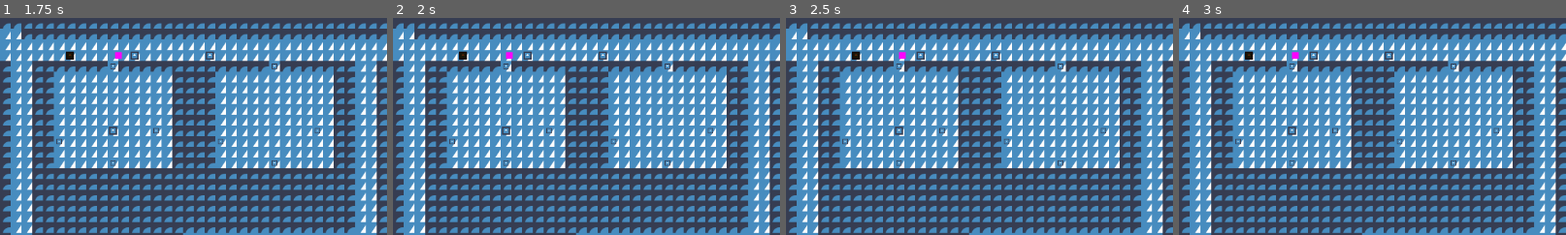
Above: before the commit, frames 1-4 (left to right).
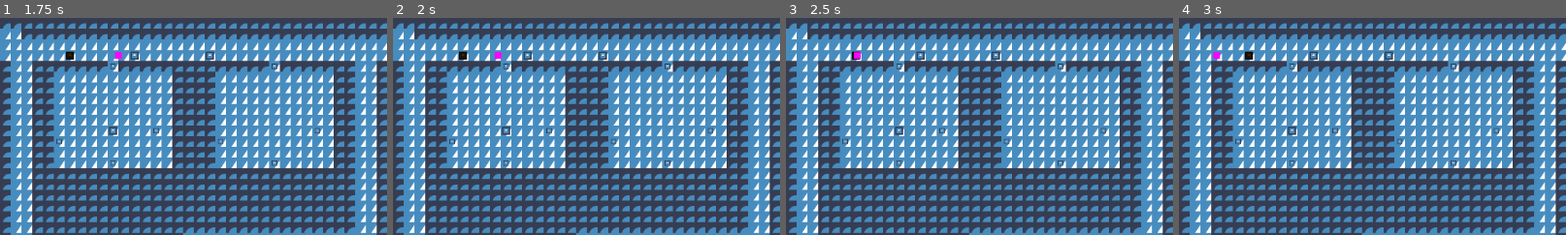
Above: after the commit, the same moments.

Repository: Nathpett/City-Navigation-Project
Game: Godot game, scene res://main.tscn
Two runs of this game, one before a commit and one after it. Both use one fixed random seed, a clock stepped at 60 frames per second and the inputs below. The engine's default icon, where the game draws it, is replaced by a stand-in: a white triangle on a blue panel in a dark square.
Inputs:
- Up to frame 1 (1.75 s): tap Enter at 0.5 s; tap Space at 1.25 s
- Up to frame 2 (2 s): no input
- Up to frame 3 (2.5 s): no input
- Up to frame 4 (3 s): no input
The pictures show only the part of the screen within x 0-50%, y 0-50%; the shares and areas given below are measured in that part.

Frame 1 is identical in both runs. In frame 2, 0.1% of the frame differs, in the area x 26-32%, y 15-20%; in frame 3, 0.1%; in frame 4, 0.1%, in the area x 8-32%, y 15-20%.

Commit message:
minor fix

Diff:
--- a/state/npc_states/flee.gd
+++ b/state/npc_states/flee.gd
@@ -1,4 +1,12 @@
 extends NpcBaseState
+
+var exit_timer: Timer
+
+
+func _ready():
+	exit_timer = Timer.new()
+	add_child(exit_timer)
+	exit_timer.connect("timeout", Callable(self, "emit_signal").bind("state_concluded"))
 
 
 func enter() -> void:
@@ -9,9 +17,15 @@
 func _physics_process(_delta):
 	super._physics_process(_delta)
 	var things_to_flee_from_normalized := Vector2.ZERO
+	var any_things_to_flee_from:= false
 	for thing in things_seen:
 		if thing.flee_from_debug:
+			any_things_to_flee_from = true
 			var vec_to: Vector2 = thing.position - state_owner.position
 			vec_to = -vec_to.normalized()
 			things_to_flee_from_normalized += vec_to
-	state_owner.manual_nav_vector = things_to_flee_from_normalized.normalized() # TODO NEXGT ONLY REPLACE IF ATLEAST ONE THING TO FLEE FROM SEEN!
+	if things_to_flee_from_normalized != Vector2.ZERO:
+		state_owner.manual_nav_vector = things_to_flee_from_normalized.normalized()
+	if any_things_to_flee_from:
+		exit_timer.stop()
+		exit_timer.start(2)
--- a/state/npc_states/porter.gd
+++ b/state/npc_states/porter.gd
@@ -12,7 +12,7 @@
 		await sub_state.state_concluded
 
 		sub_state = state_machine.push_state("seek", {"target": state_owner.get_meta("target")})
-		await sub_state.state_concluded # TODO NEXT THIS FUCKS UP WHEN OTHER STATES ARE PUSHED
+		await sub_state.state_concluded
 
 		var ported_item
 		if state_owner.state_successful:
